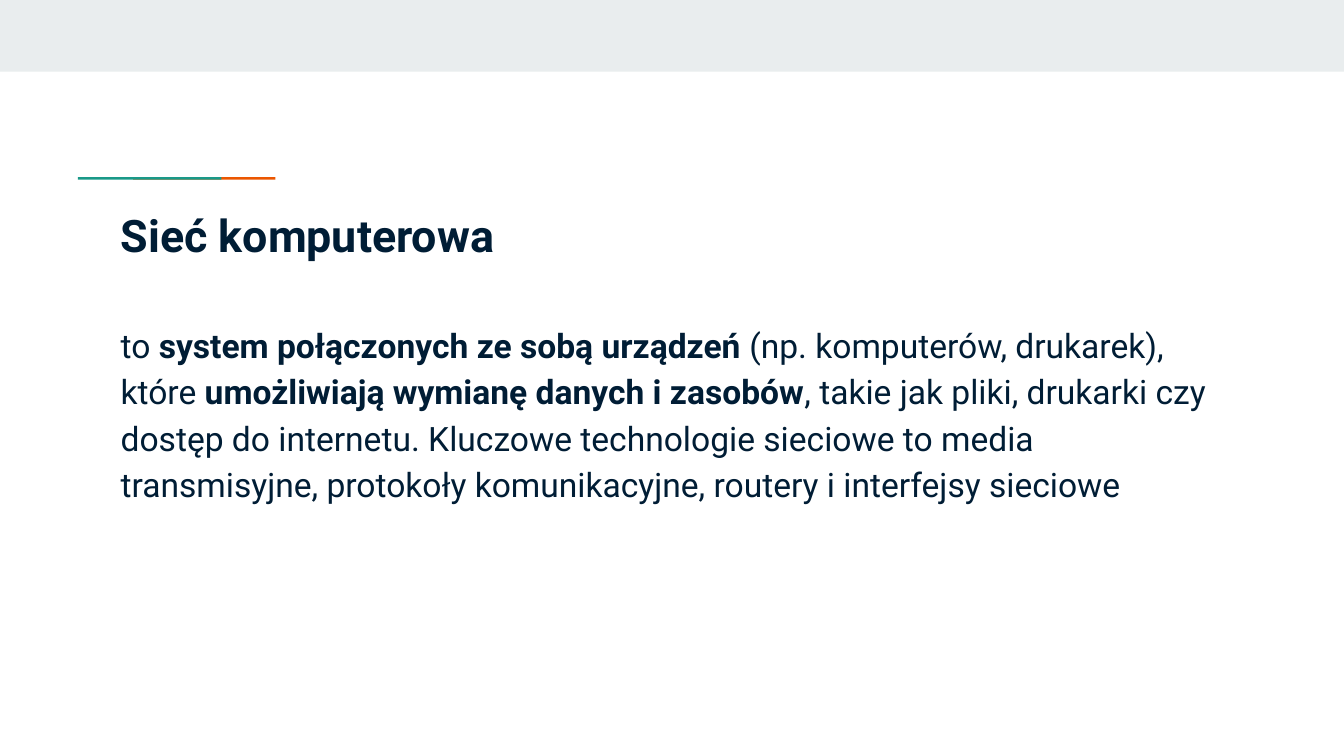
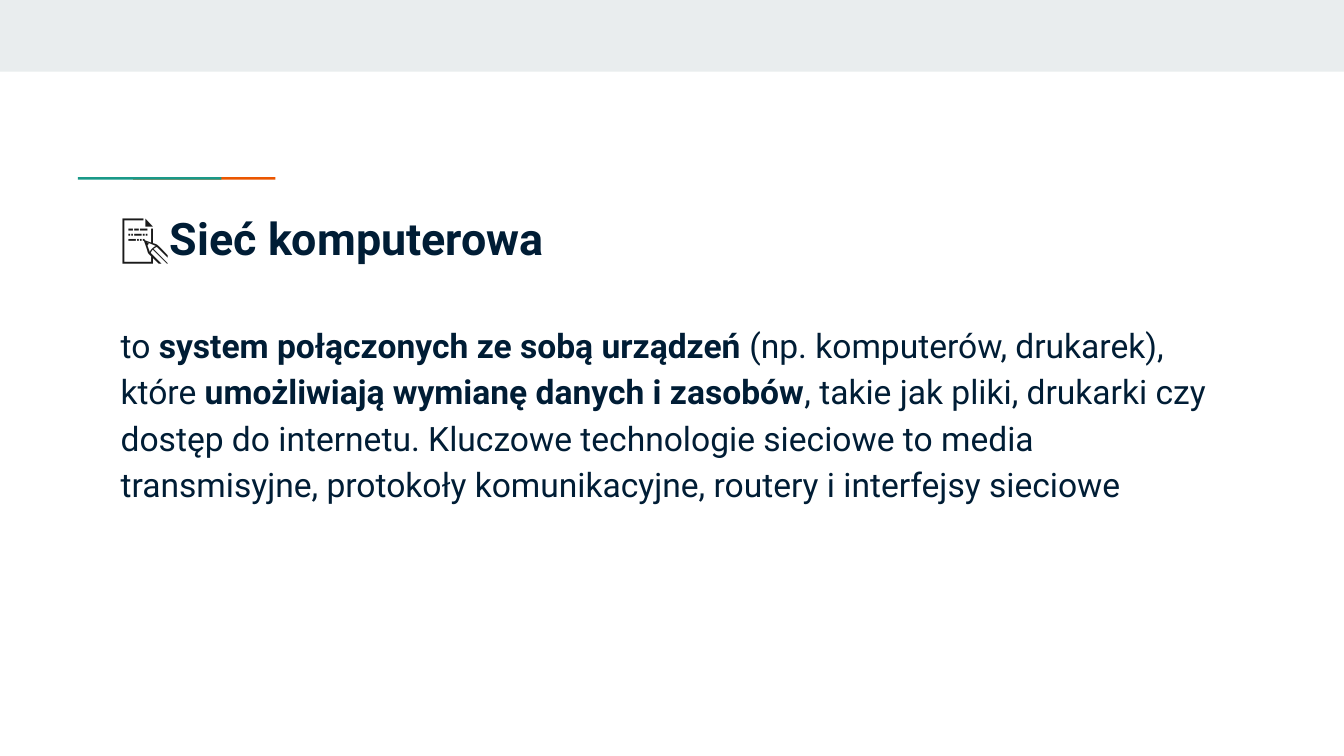
Before and after one commit to KasiaKasia/PRZEDMIOTY, a slide deck: slide 60 of ZASTOSOWANIE_INFORMATYKI/1A-gr_2/Zastosowanie informatyki - 1A gr. 2.pptx. Drawn at 1344x756 pixels with LibreOffice and Linux fonts; fonts in the diff are those of the drawing. Boxes give left, top, right and bottom in pixels: in the first picture for what was removed or moved away, otherwise in the second. Text is boxed around its words. In the diff, an @@ line names an element or a change of style, - is before the commit and + after.

```diff
--- a/ZASTOSOWANIE_INFORMATYKI/1A-gr_2/Zastosowanie informatyki - 1A gr. 2.pptx
+++ b/ZASTOSOWANIE_INFORMATYKI/1A-gr_2/Zastosowanie informatyki - 1A gr. 2.pptx
@@ title at (x1=170, y1=221, x2=543, y2=264): text changed @@
-Sieć komputerowa
+📝Sieć komputerowa
```
Also in this commit, not shown: 5 other slides changed, 8 slides added, 1 other file.
